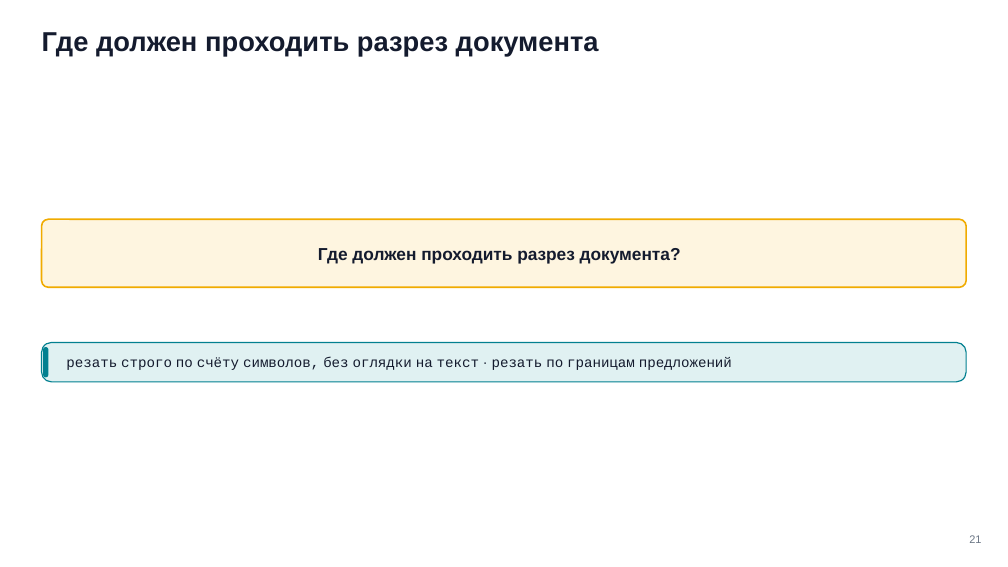
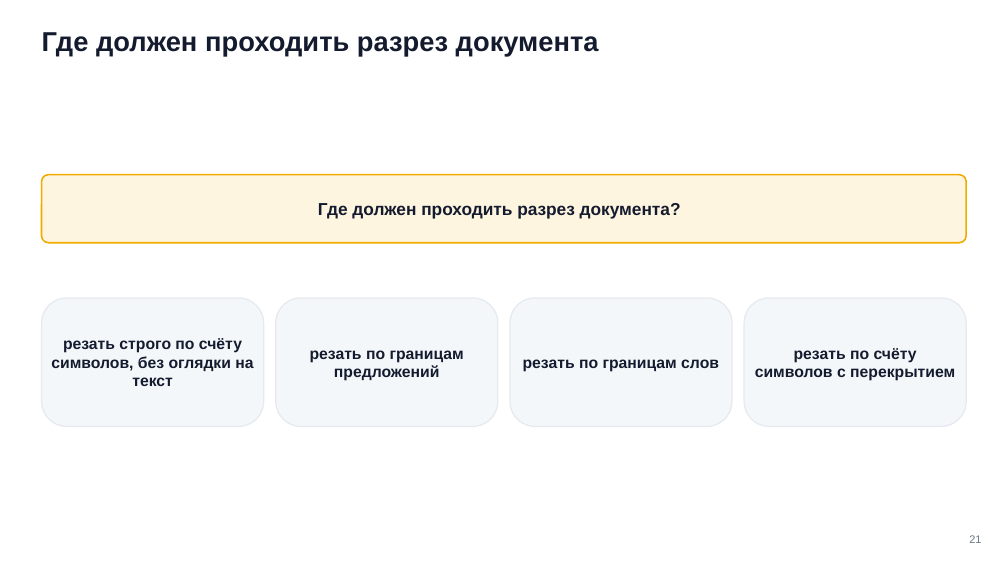
Before and after one commit to tellina-study/AI-usage-lessons, a slide deck: slide 21 of library/seminars/sem-10/rendered/sem-10.pptx. Drawn at 1008x567 pixels with LibreOffice and Linux fonts; fonts in the diff are those of the drawing. Boxes give left, top, right and bottom in pixels: in the first picture for what was removed or moved away, otherwise in the second. Text is boxed around its words. In the diff, an @@ line names an element or a change of style, - is before the commit and + after.

```diff
--- a/library/seminars/sem-10/rendered/sem-10.pptx
+++ b/library/seminars/sem-10/rendered/sem-10.pptx
@@ rounded rectangle: place and size @@
-rounded rectangle at bbox=[42, 219, 966, 287]
+rounded rectangle at bbox=[42, 175, 966, 243]
@@ text "Где должен проходить разрез документа?": place and size @@
-text "Где должен проходить разрез документа?" at bbox=[318, 248, 681, 264]
+text "Где должен проходить разрез документа?" at bbox=[318, 203, 681, 219]
@@ rounded rectangle added at bbox=[42, 298, 264, 426], fill #F4F7FA, outline #E5EAF0 1.2 pt @@
@@ rounded rectangle added at bbox=[276, 298, 498, 426], fill #F4F7FA, outline #E5EAF0 1.2 pt @@
@@ rounded rectangle added at bbox=[510, 298, 733, 426], fill #F4F7FA, outline #E5EAF0 1.2 pt @@
@@ rounded rectangle added at bbox=[744, 298, 966, 426], fill #F4F7FA, outline #E5EAF0 1.2 pt @@
@@ rounded rectangle removed at bbox=[42, 343, 966, 382] @@
@@ rounded rectangle removed at bbox=[43, 347, 48, 377] @@
@@ text at bbox=[51, 338, 253, 386]: text changed; size 13.5 to 15 pt; font Courier New to Arial; bold on @@
-резать строго по счёту символов, без оглядки на текст · резать по границам предложений
+резать строго по счёту символов, без оглядки на текст
@@ text added at bbox=[310, 350, 464, 381], 15 pt, text #141B2E, bold @@
+резать по границам предложений
@@ text added at bbox=[523, 359, 719, 372], 15 pt, text #141B2E, bold @@
+резать по границам слов
@@ text added at bbox=[755, 348, 955, 381], 15 pt, text #141B2E, bold @@
+резать по счёту символов с перекрытием
```
Also in this commit, not shown: 8 other slides changed, 24 other files.
